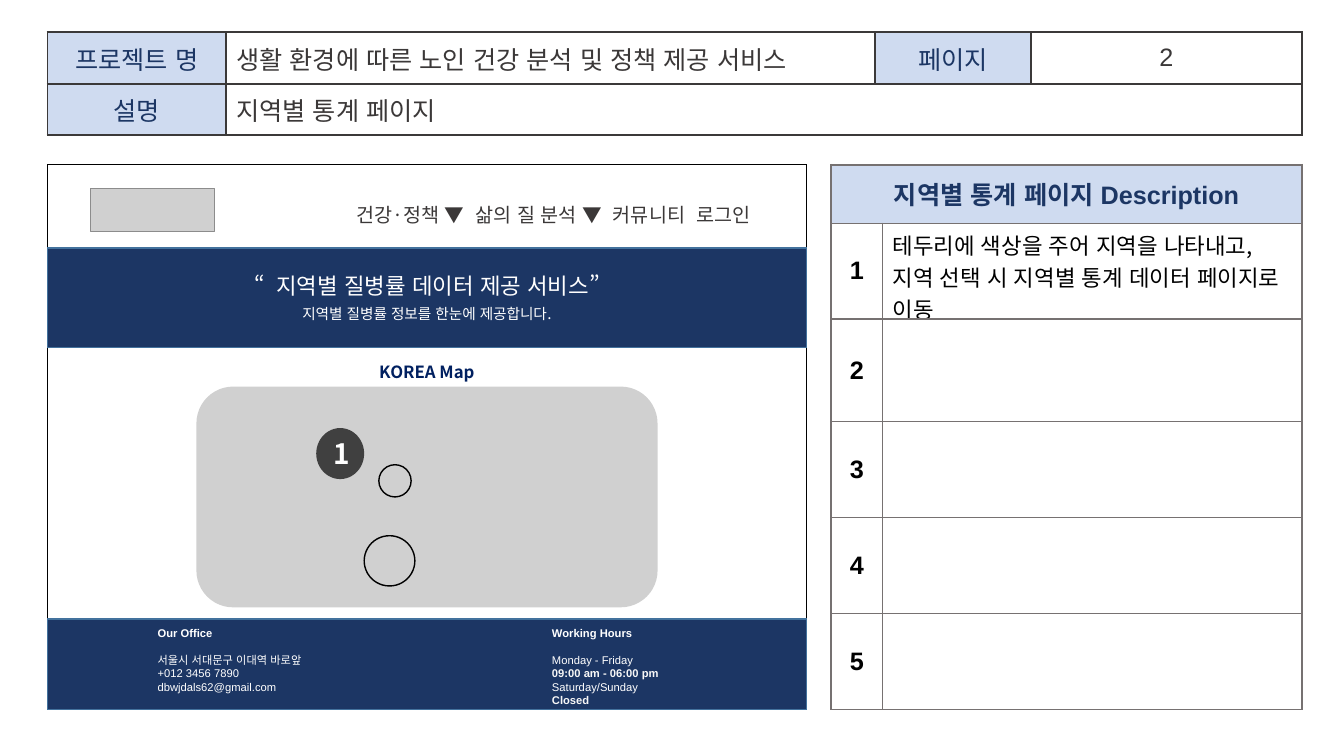
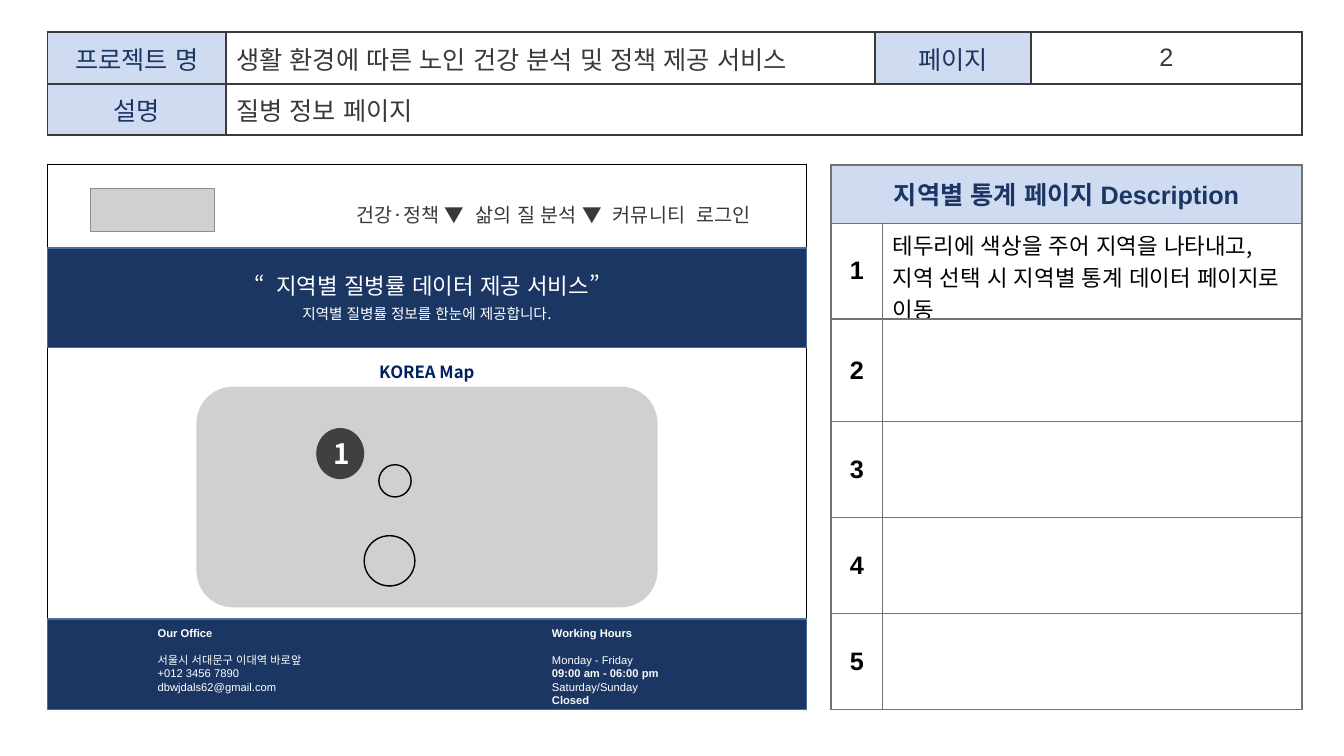
Before and after one commit to p1p2p1/Project_DLT, a slide deck: slide 9 of project_1/4. 화면설계서/2조_화면설계서_V0.7.pptx. Drawn at 1344x756 pixels with LibreOffice and Linux fonts; fonts in the diff are those of the drawing; grey boxes stand for pictures. Boxes give left, top, right and bottom in pixels: in the first picture for what was removed or moved away, otherwise in the second. Text is boxed around its words. In the diff, an @@ line names an element or a change of style, - is before the commit and + after.

```diff
--- a/project_1/4. 화면설계서/2조_화면설계서_V0.7.pptx
+++ b/project_1/4. 화면설계서/2조_화면설계서_V0.7.pptx
@@ table at (x1=47, y1=32, x2=1303, y2=135) @@
-row 2, column 2: 지역별 통계 페이지
+row 2, column 2: 질병 정보 페이지
```
Also in this commit, not shown: 15 other slides changed.
